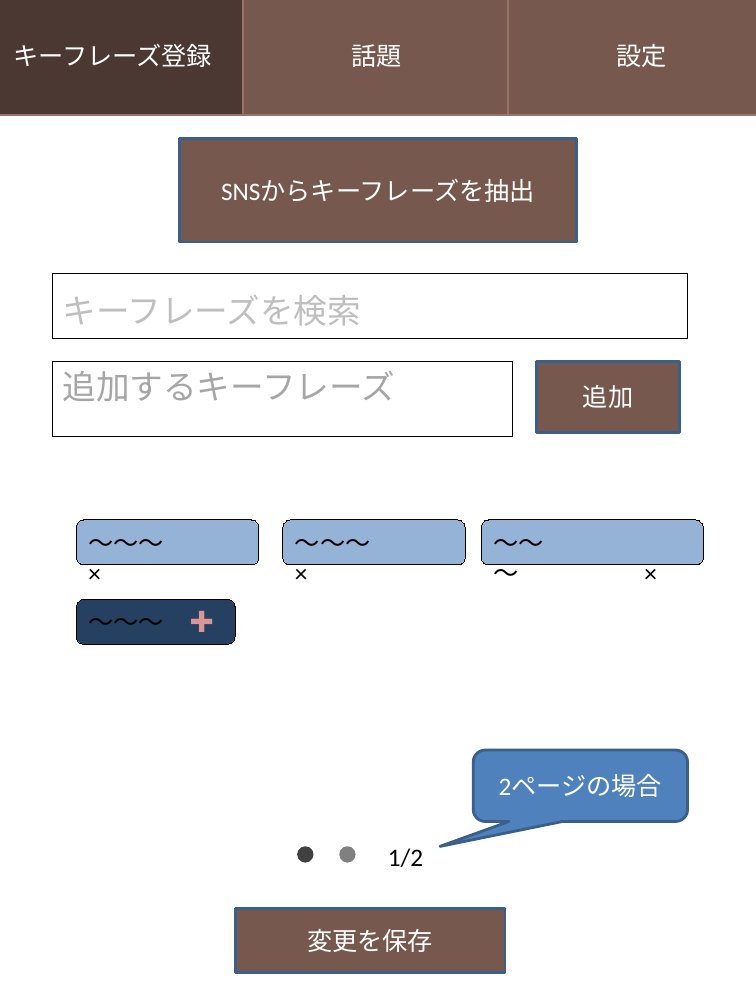
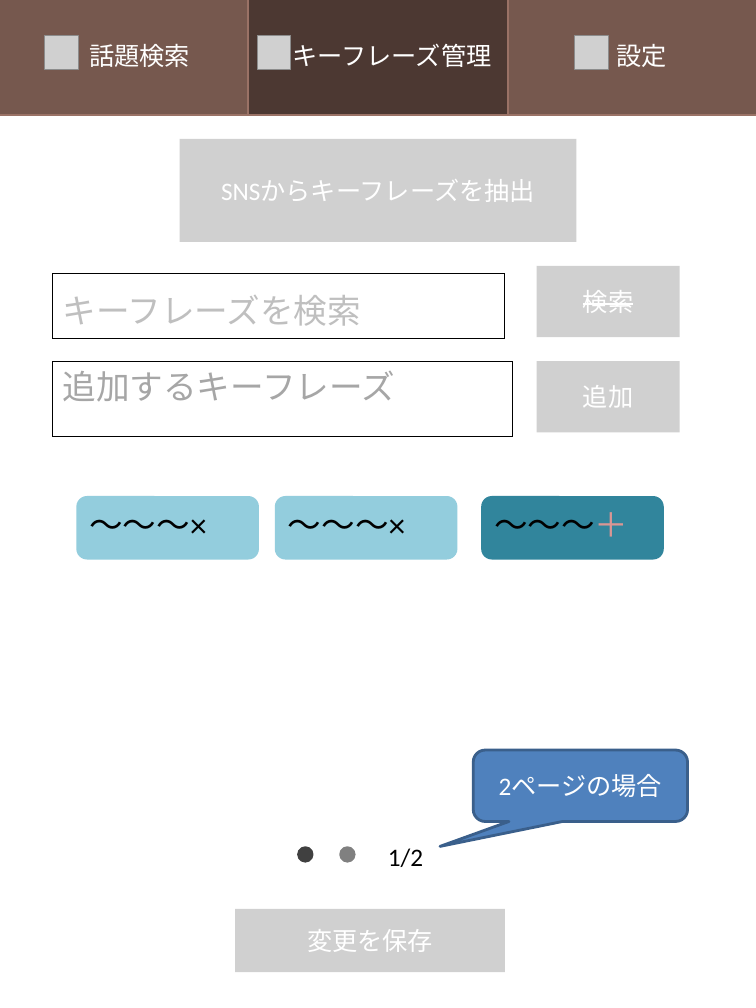
Before and after one commit to kirikiriyamama/topick, a slide deck: slide 1 of client/UI/UI.pptx (slide 4 before the commit). Drawn at 756x1008 pixels with LibreOffice and Linux fonts; fonts in the diff are those of the drawing; grey boxes stand for pictures; background and template pictures are left out. Boxes give left, top, right and bottom in pixels: in the first picture for what was removed or moved away, otherwise in the second. Text is boxed around its words. In the diff, an @@ line names an element or a change of style, - is before the commit and + after.

```diff
--- a/client/UI/UI.pptx
+++ b/client/UI/UI.pptx
@@ rectangle "話題検索": place and size @@
-rectangle "話題検索" at (243, 0, 510, 115)
+rectangle "話題検索" at (0, 0, 248, 115)
@@ rectangle "キーフレーズ管理": place and size @@
-rectangle "キーフレーズ管理" at (0, 0, 246, 115)
+rectangle "キーフレーズ管理" at (246, 0, 513, 115)
@@ picture added at (44, 35, 78, 69) @@
@@ text in rectangle at (89, 44, 190, 67): text changed @@
-話題
+話題検索
@@ picture added at (257, 35, 290, 69) @@
@@ text in rectangle at (293, 43, 492, 67): text changed @@
-キーフレーズ登録
+キーフレーズ管理
@@ picture added at (575, 35, 608, 69) @@
@@ rectangle removed at (179, 139, 577, 242) @@
-SNSからキーフレーズを抽出
@@ picture added at (179, 139, 577, 242), 18 pt, text #FFFFFF @@
+SNSからキーフレーズを抽出
@@ picture added at (536, 266, 679, 338), 18 pt, text #FFFFFF, strikethrough @@
+検索
@@ rectangle "キーフレーズを検索": place and size @@
-rectangle "キーフレーズを検索" at (52, 274, 687, 339)
+rectangle "キーフレーズを検索" at (52, 274, 505, 339)
@@ rectangle removed at (536, 361, 679, 432) @@
-追加
@@ picture added at (536, 361, 679, 432), 18 pt, text #FFFFFF @@
+追加
@@ text in rounded rectangle at (77, 496, 259, 559): text changed; size 18 to 24 pt @@
-～～～ ×
+～～～×
@@ rounded rectangle "～～～×": place and size @@
-rounded rectangle "～～～×" at (77, 520, 259, 565)
+rounded rectangle "～～～×" at (77, 496, 259, 559)
@@ rounded rectangle "～～～×" at (77, 496, 259, 559): fill #95B3D7 to #93CDDD; outline #000000 0.75 pt to none @@
@@ rounded rectangle "～～～×" at (275, 496, 458, 559): fill #95B3D7 to #93CDDD; outline #000000 0.75 pt to none @@
@@ text in rounded rectangle at (275, 496, 458, 559): text changed; size 18 to 24 pt @@
-～～～ ×
+～～～×
@@ rounded rectangle "～～～×": place and size @@
-rounded rectangle "～～～×" at (283, 520, 466, 565)
+rounded rectangle "～～～×" at (275, 496, 458, 559)
@@ text in rounded rectangle at (481, 496, 663, 559): text changed; size 18 to 24 pt @@
-～～～ ×
+～～～＋
@@ rounded rectangle "～～～＋": place and size @@
-rounded rectangle "～～～＋" at (481, 520, 703, 565)
+rounded rectangle "～～～＋" at (481, 496, 663, 559)
@@ rounded rectangle "～～～＋" at (481, 496, 663, 559): fill #95B3D7 to #31859C; outline #000000 0.75 pt to none @@
@@ rounded rectangle removed at (77, 599, 235, 644) @@
-～～～ ✚
@@ rectangle removed at (235, 909, 505, 973) @@
-変更を保存
@@ picture added at (235, 909, 505, 973), 18 pt, text #FFFFFF @@
+変更を保存
```
Also in this commit, not shown: 3 other slides changed, 3 slides added, 5 slides removed, 3 other files.
